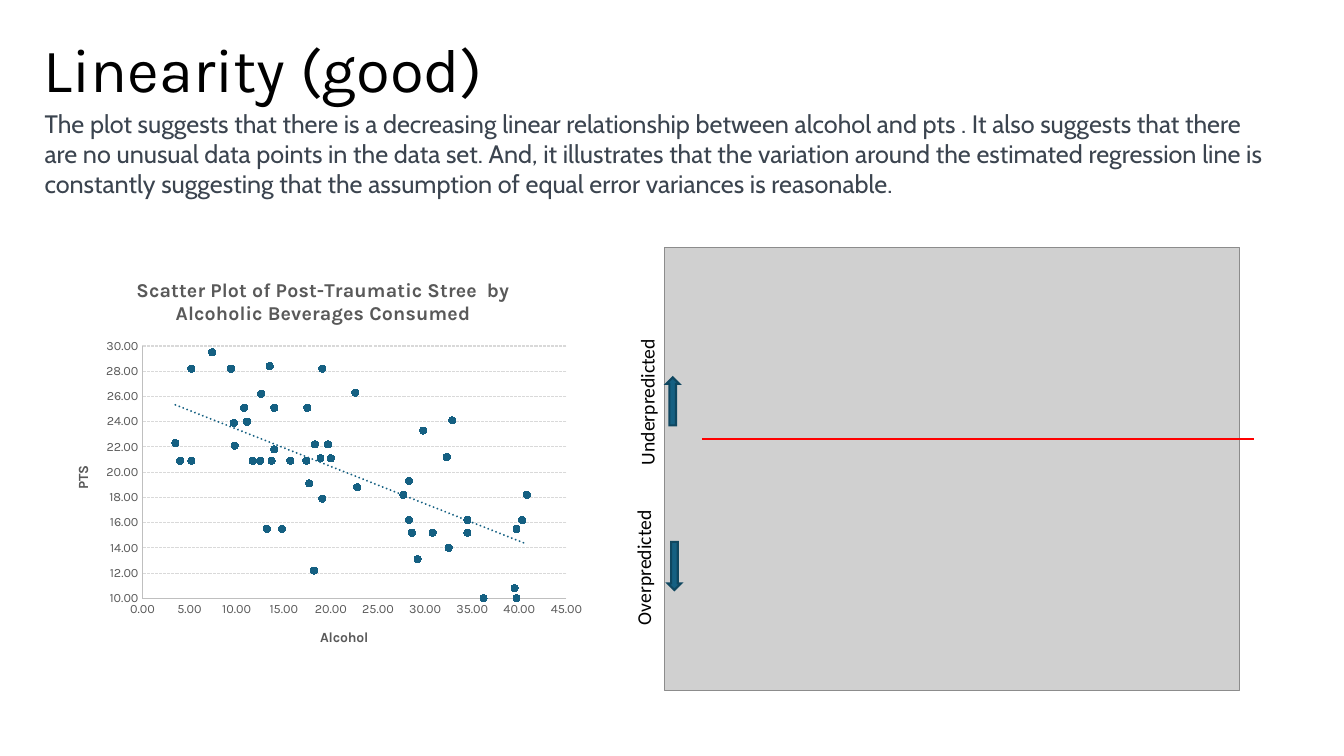
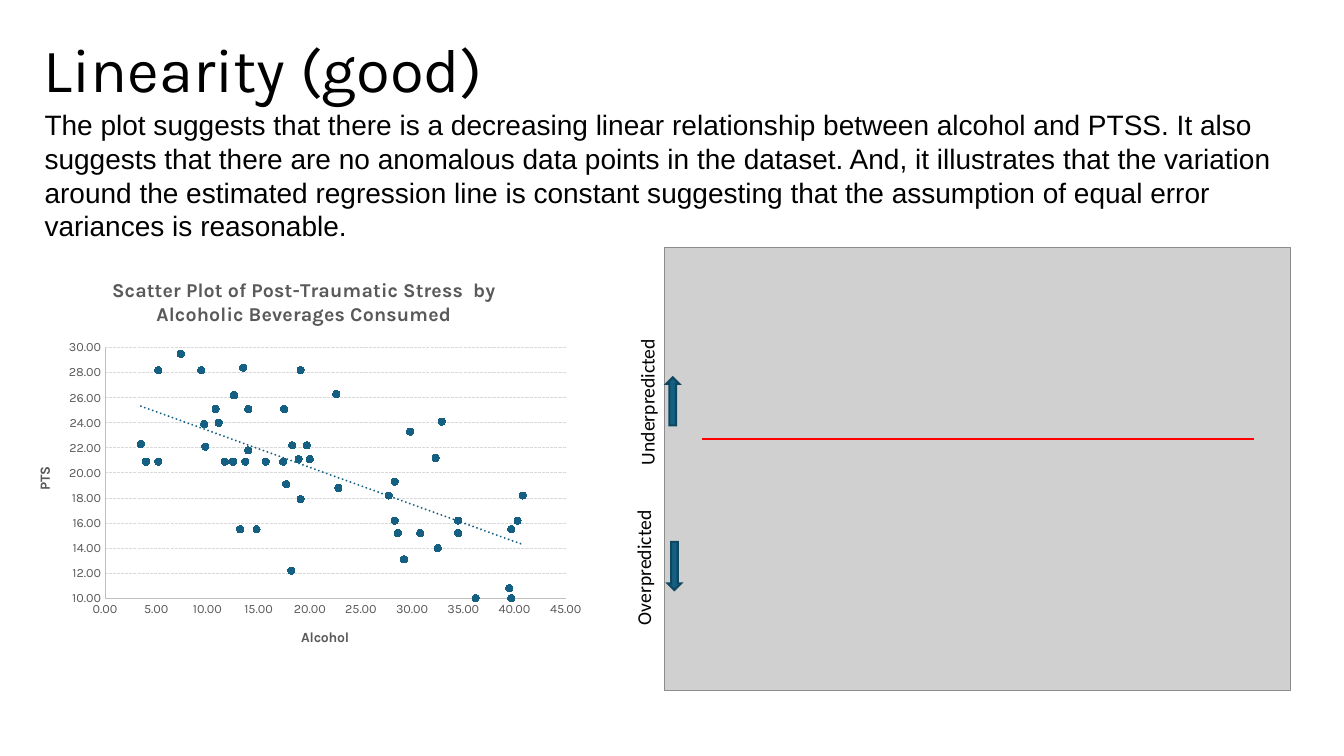
Before and after one commit to issues-osu/statsii-spring2026, a slide deck: slide 51 of slides/Effect_Sizes/Effect Size, Confidence Intervals, and Diagnostic.pptx (slide 39 before the commit). Drawn at 1344x756 pixels with LibreOffice and Linux fonts; fonts in the diff are those of the drawing; grey boxes stand for pictures. Boxes give left, top, right and bottom in pixels: in the first picture for what was removed or moved away, otherwise in the second. Text is boxed around its words. In the diff, an @@ line names an element or a change of style, - is before the commit and + after.

```diff
--- a/slides/Effect_Sizes/Effect Size, Confidence Intervals, and Diagnostic.pptx
+++ b/slides/Effect_Sizes/Effect Size, Confidence Intervals, and Diagnostic.pptx
@@ text at (45, 114, 1270, 237): text changed; size 18 to 20 pt; font Cabin to Arial; text colour #3B444F to #000000 @@
-The plot suggests that there is a decreasing linear relationship between alcohol and pts . It also suggests that there are no unusual data points in the data set. And, it illustrates that the variation around the estimated regression line is constantly suggesting that the assumption of equal error variances is reasonable.
+The plot suggests that there is a decreasing linear relationship between alcohol and PTSS. It also suggests that there are no anomalous data points in the dataset. And, it illustrates that the variation around the estimated regression line is constant suggesting that the assumption of equal error variances is reasonable.
@@ scatter chart at (15, 261, 593, 666) @@
@@ title "Scatter Plot of Post-Traumatic Stree  by Alcoholic Beverages Consumed " to "Scatter Plot of Post-Traumatic Stress  by Alcoholic Beverages Consumed " @@
@@ scatter chart: place and size @@
-scatter chart at (53, 261, 593, 666)
+scatter chart at (15, 261, 593, 666)
@@ picture: place and size @@
-picture at (664, 247, 1240, 691)
+picture at (664, 247, 1292, 691)
```
Also in this commit, not shown: 51 other slides changed, 37 slides added, 32 slides removed, 7 other files.
